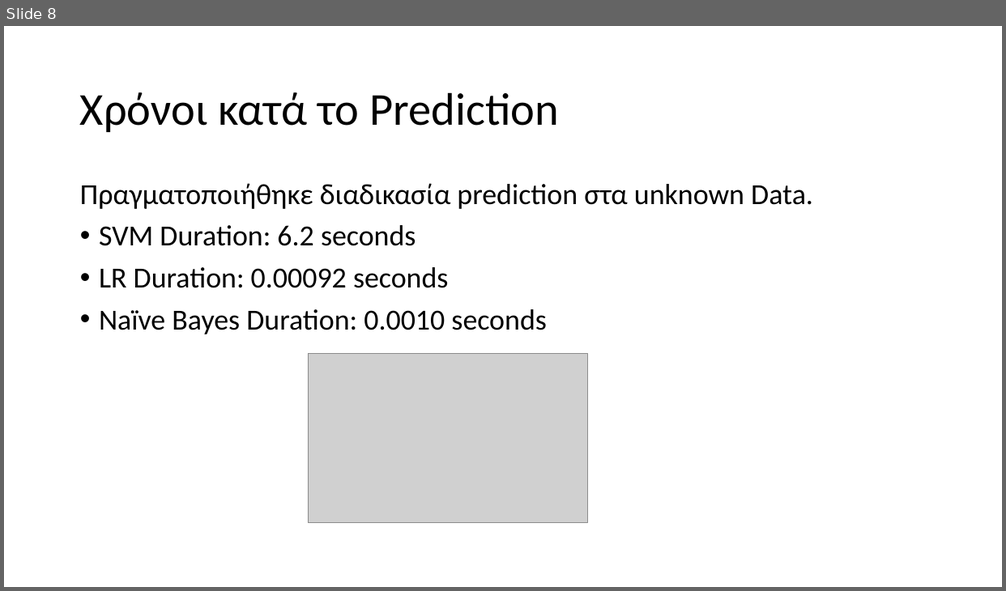
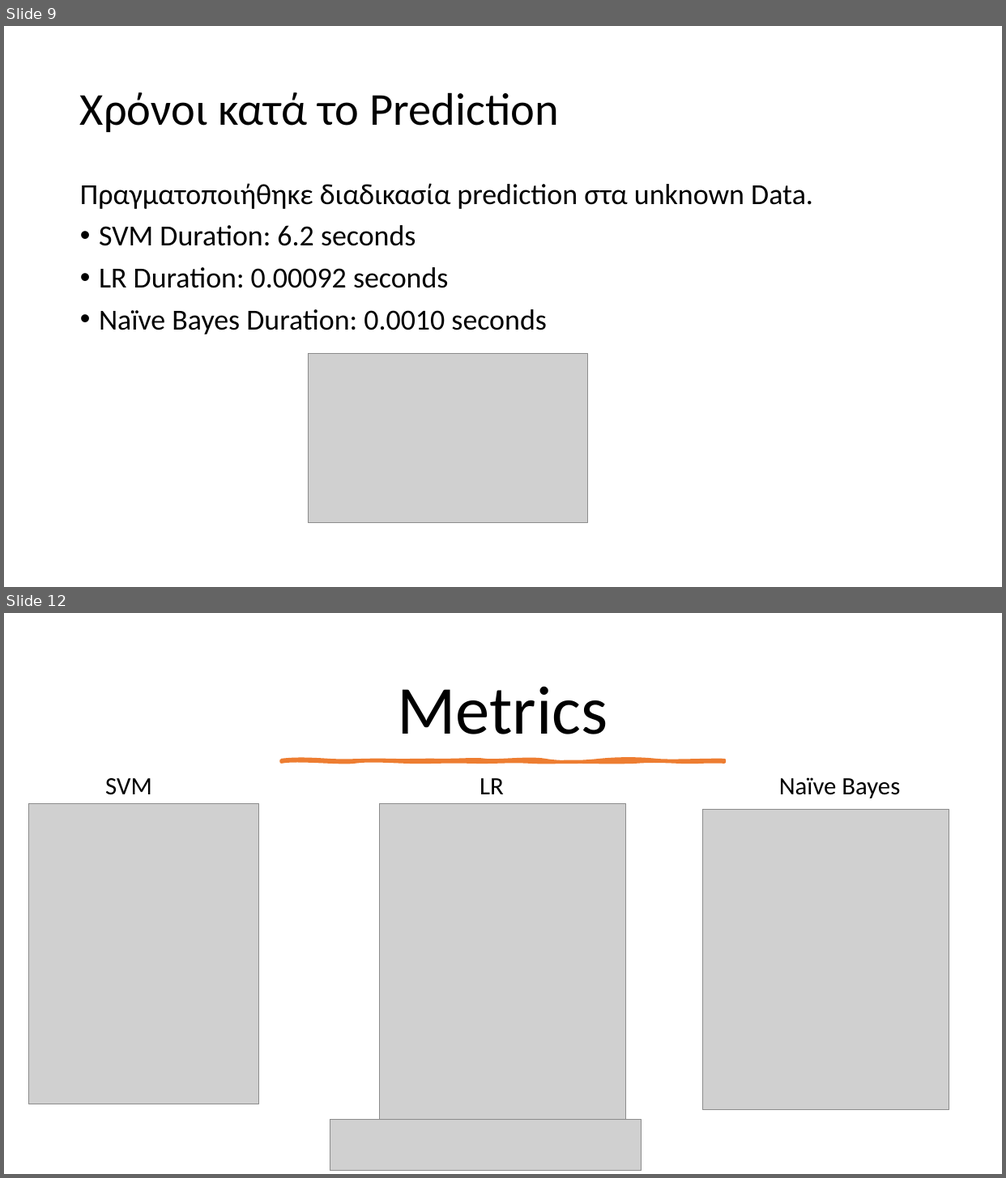
Before and after one commit to icsd13152/Sentiment_Analysis_Covid19, a slide deck: Presentation.pptx. Shown one above the other, each under a label of ours: slide 8 before the commit, slides 9 and 12 after it; the slides between them are not shown. The pictures are 1006x591 and 1006x1178 pixels, drawn with LibreOffice and Linux fonts; fonts in the diff are those of the drawing; grey boxes stand for pictures. Boxes give left, top, right and bottom in pixels: in the first picture for what was removed or moved away, otherwise in the second. Text is boxed around its words. In the diff, an @@ line names an element or a change of style, - is before the commit and + after.

```diff
--- a/Presentation.pptx
+++ b/Presentation.pptx
@@ slide 12 added at [4, 613, 1002, 1174], background #FFFFFF @@
@@ title added at [398, 686, 608, 735], 66 pt, text #000000 @@
+Metrics
@@ text added at [105, 777, 900, 798], 24 pt, text #000000 @@
+SVM LR Naïve Bayes
@@ freeform shape added at [282, 760, 725, 762], fill #ED7D31, outline #ED7D31 3.25 pt @@
@@ picture added at [28, 804, 258, 1104] @@
@@ picture added at [380, 804, 627, 1122] @@
@@ picture added at [702, 810, 949, 1110] @@
@@ picture added at [330, 1120, 641, 1171] @@
@@ what was slide 8 is now slide 9 @@
```
Also in this commit, not shown: 3 slides changed, 5 other slides added, 2 slides removed, 7 other files.
